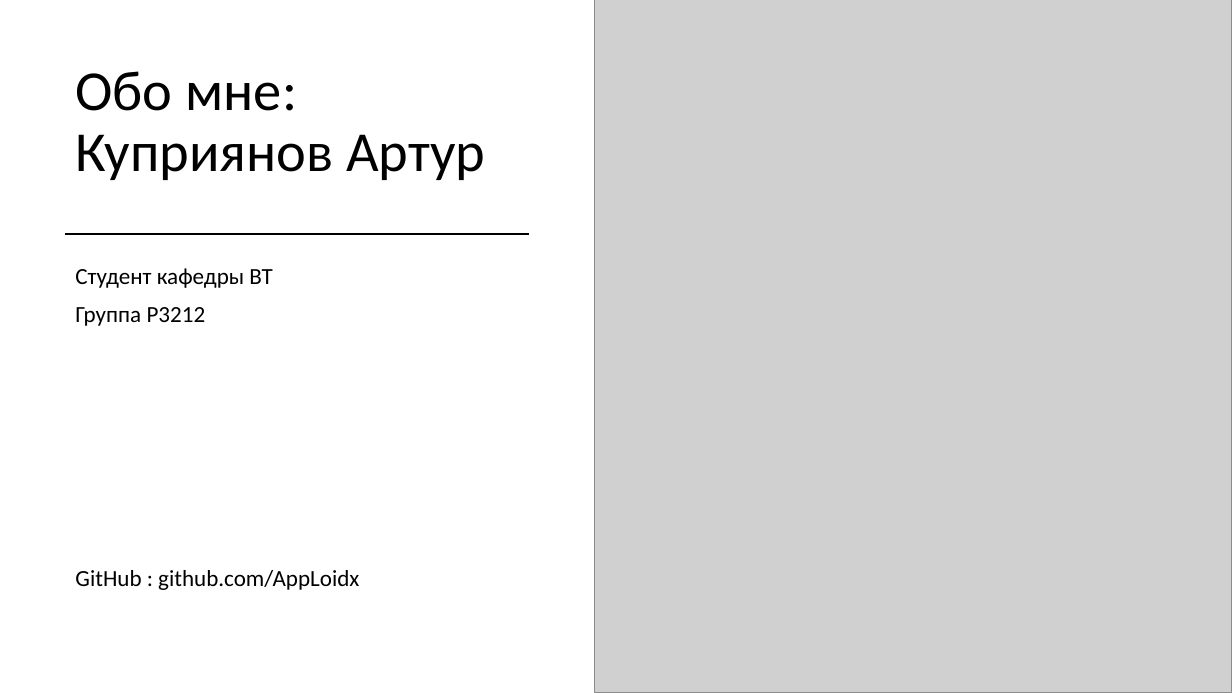
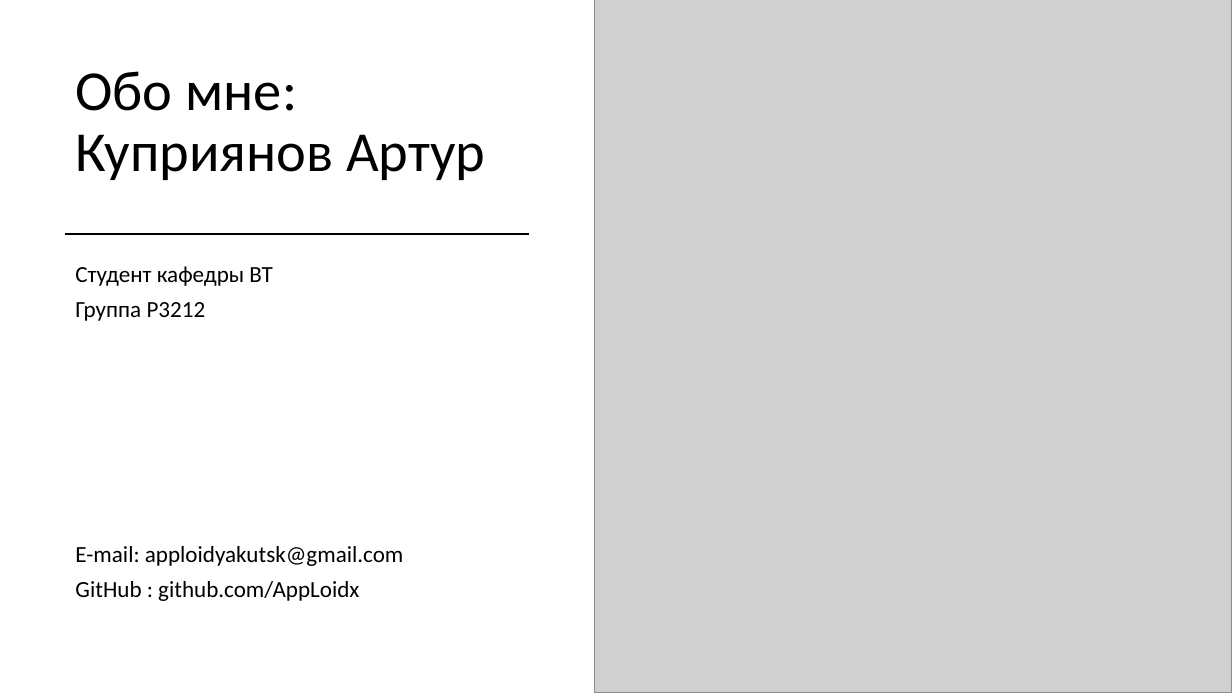
Before and after one commit to AppLoidx/helios-doc, a slide deck: slide 2 of Helios.pptx. Drawn at 1232x693 pixels with LibreOffice and Linux fonts; fonts in the diff are those of the drawing; grey boxes stand for pictures. Boxes give left, top, right and bottom in pixels: in the first picture for what was removed or moved away, otherwise in the second. Text is boxed around its words. In the diff, an @@ line names an element or a change of style, - is before the commit and + after.

Commit message:
presentation update

```diff
--- a/Helios.pptx
+++ b/Helios.pptx
@@ background #FFFFFF to #FCFCFC @@
@@ text at bbox=[75, 266, 359, 601]: text colour #000000 to #363636 in "Студент кафедры ВТ", "Группа P3212", "GitHub : github.com/AppLoidx"; line spacing 0.9 to 0.8 @@
@@ text at bbox=[75, 546, 404, 566]: paragraph added @@
+E-mail: apploidyakutsk@gmail.com
```
Also in this commit, not shown: 8 other slides changed, 3 slides added, 1 other file.
